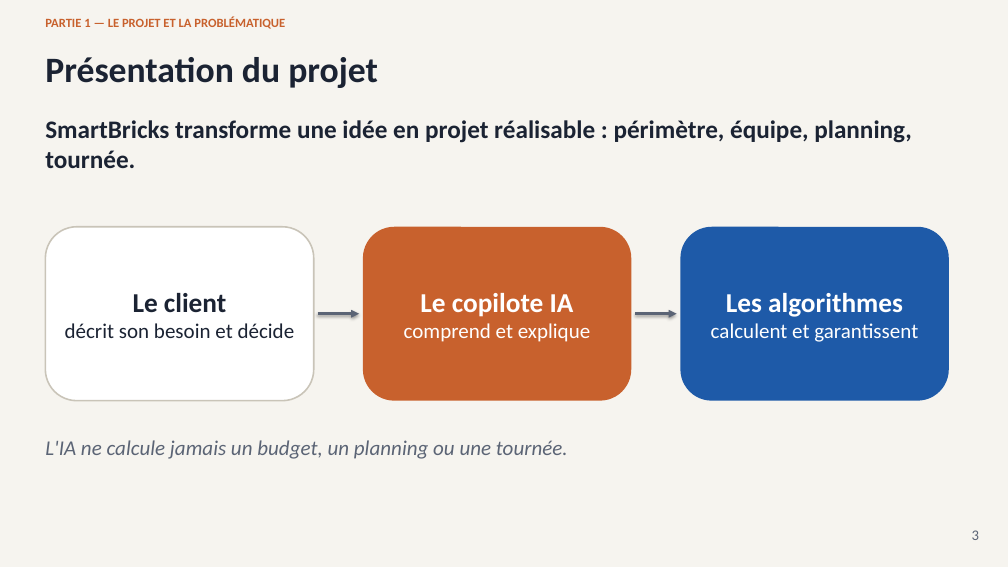
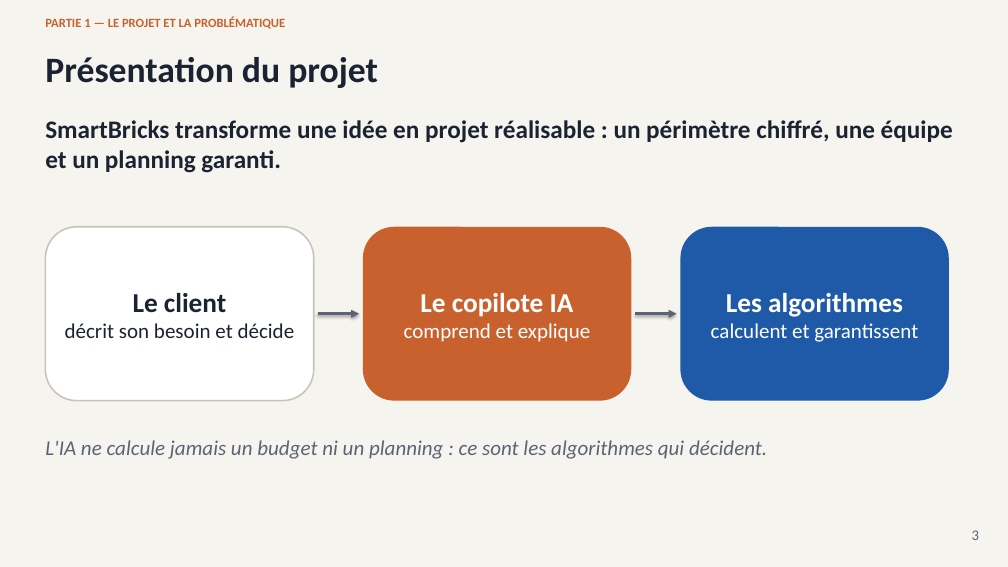
Before and after one commit to andokevin/smartbricks, a slide deck: slide 3 of docs/SmartBricks_presentation.pptx. Drawn at 1008x567 pixels with LibreOffice and Linux fonts; fonts in the diff are those of the drawing. Boxes give left, top, right and bottom in pixels: in the first picture for what was removed or moved away, otherwise in the second. Text is boxed around its words. In the diff, an @@ line names an element or a change of style, - is before the commit and + after.

```diff
--- a/docs/SmartBricks_presentation.pptx
+++ b/docs/SmartBricks_presentation.pptx
@@ text at (45, 120, 953, 173): text changed @@
-SmartBricks transforme une idée en projet réalisable : périmètre, équipe, planning, tournée.
+SmartBricks transforme une idée en projet réalisable : un périmètre chiffré, une équipe et un planning garanti.
@@ text at (45, 440, 767, 459): text changed @@
-L'IA ne calcule jamais un budget, un planning ou une tournée.
+L'IA ne calcule jamais un budget ni un planning : ce sont les algorithmes qui décident.
```
Also in this commit, not shown: 18 other slides changed, 2 slides removed, 3 other files.
